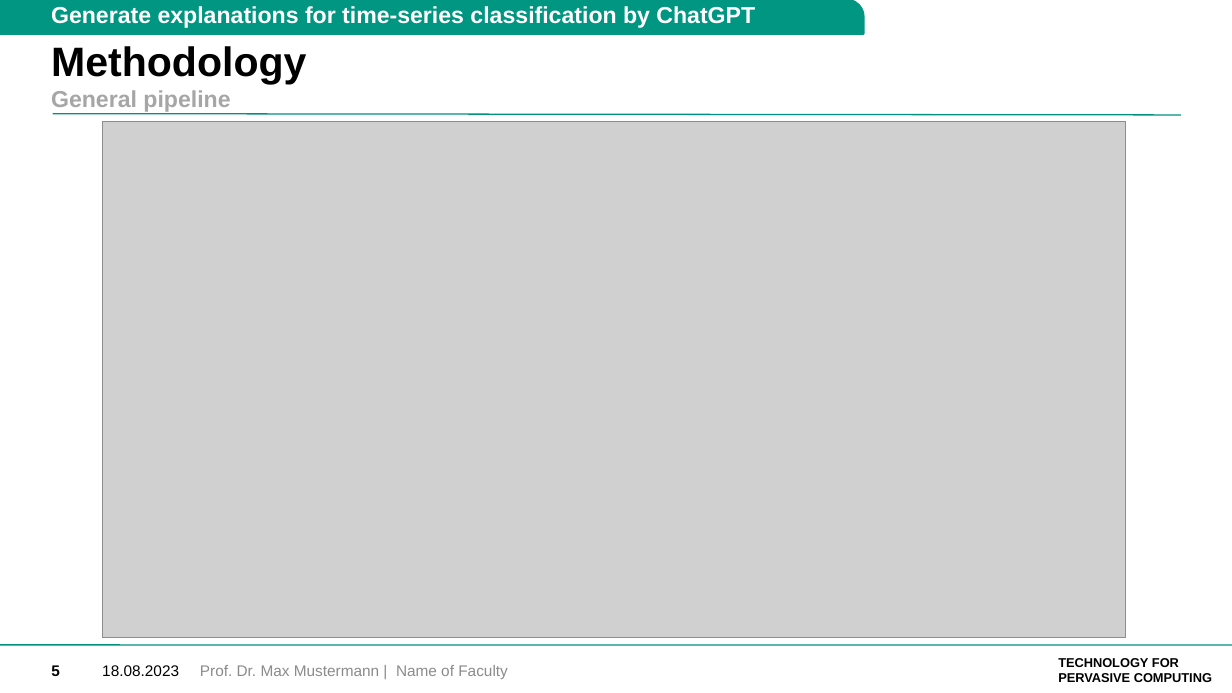
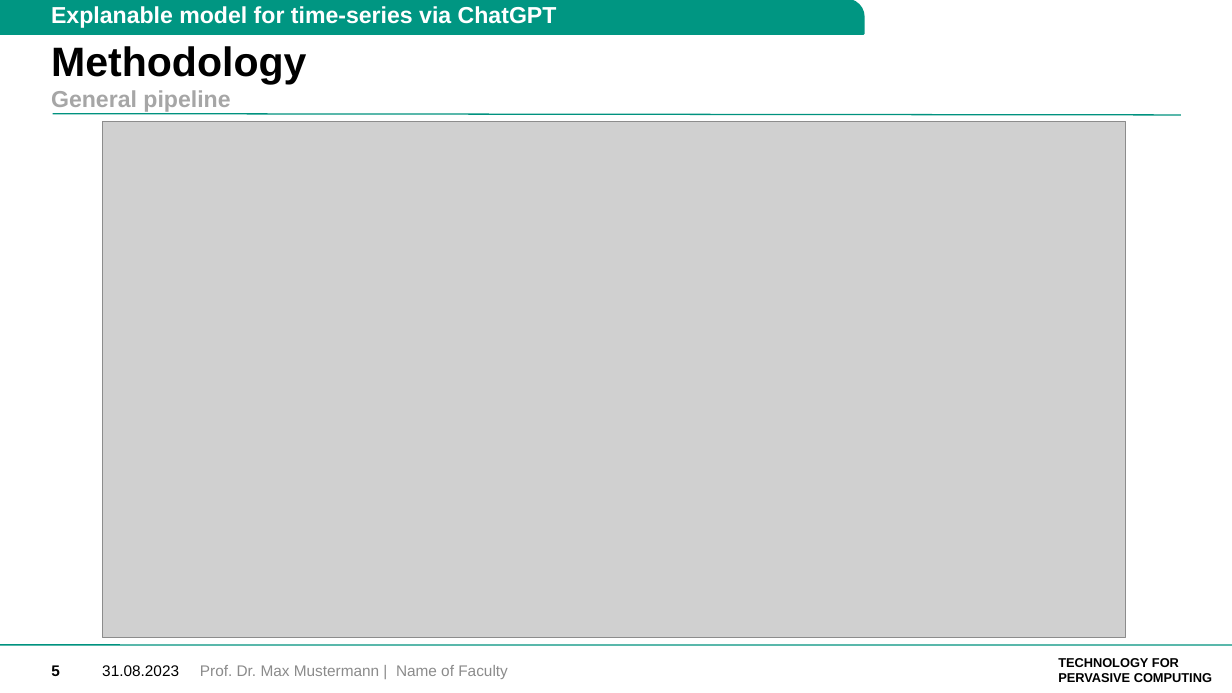
Before and after one commit to lab992/Generate_explanations_for_classification_by_ChatGPT, a slide deck: slide 6 of 18.08_introduction.pptx. Drawn at 1232x693 pixels with LibreOffice and Linux fonts; fonts in the diff are those of the drawing; grey boxes stand for pictures; background and template pictures are left out. Boxes give left, top, right and bottom in pixels: in the first picture for what was removed or moved away, otherwise in the second. Text is boxed around its words. In the diff, an @@ line names an element or a change of style, - is before the commit and + after.

```diff
--- a/18.08_introduction.pptx
+++ b/18.08_introduction.pptx
@@ text at [51, 6, 557, 28]: text changed @@
-Generate explanations for time-series classification by ChatGPT
+Explanable model for time-series via ChatGPT
@@ text at [102, 665, 179, 676]: text changed @@
-18.08.2023
+31.08.2023
```
Also in this commit, not shown: 6 other slides changed, 1 other file.
